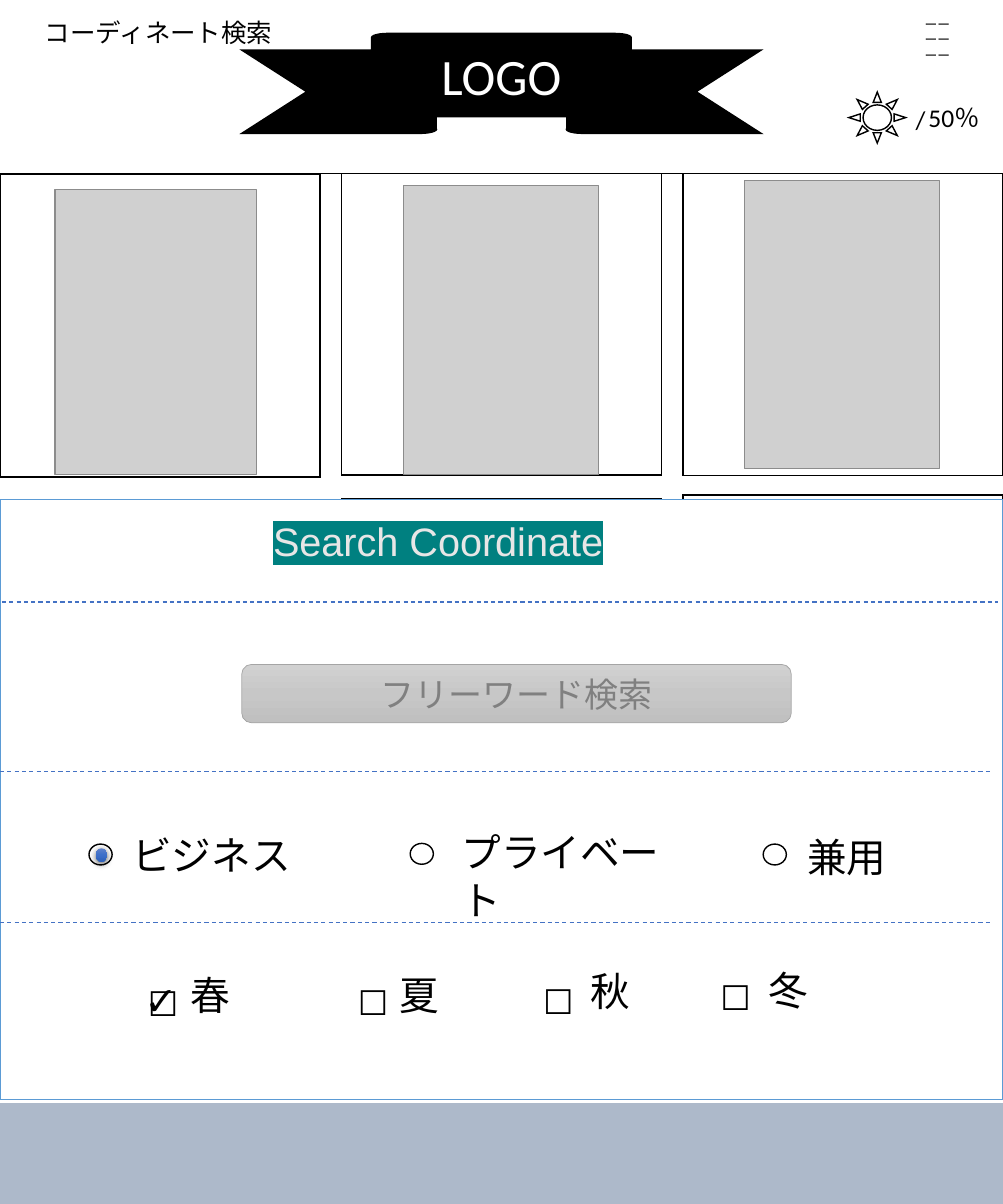
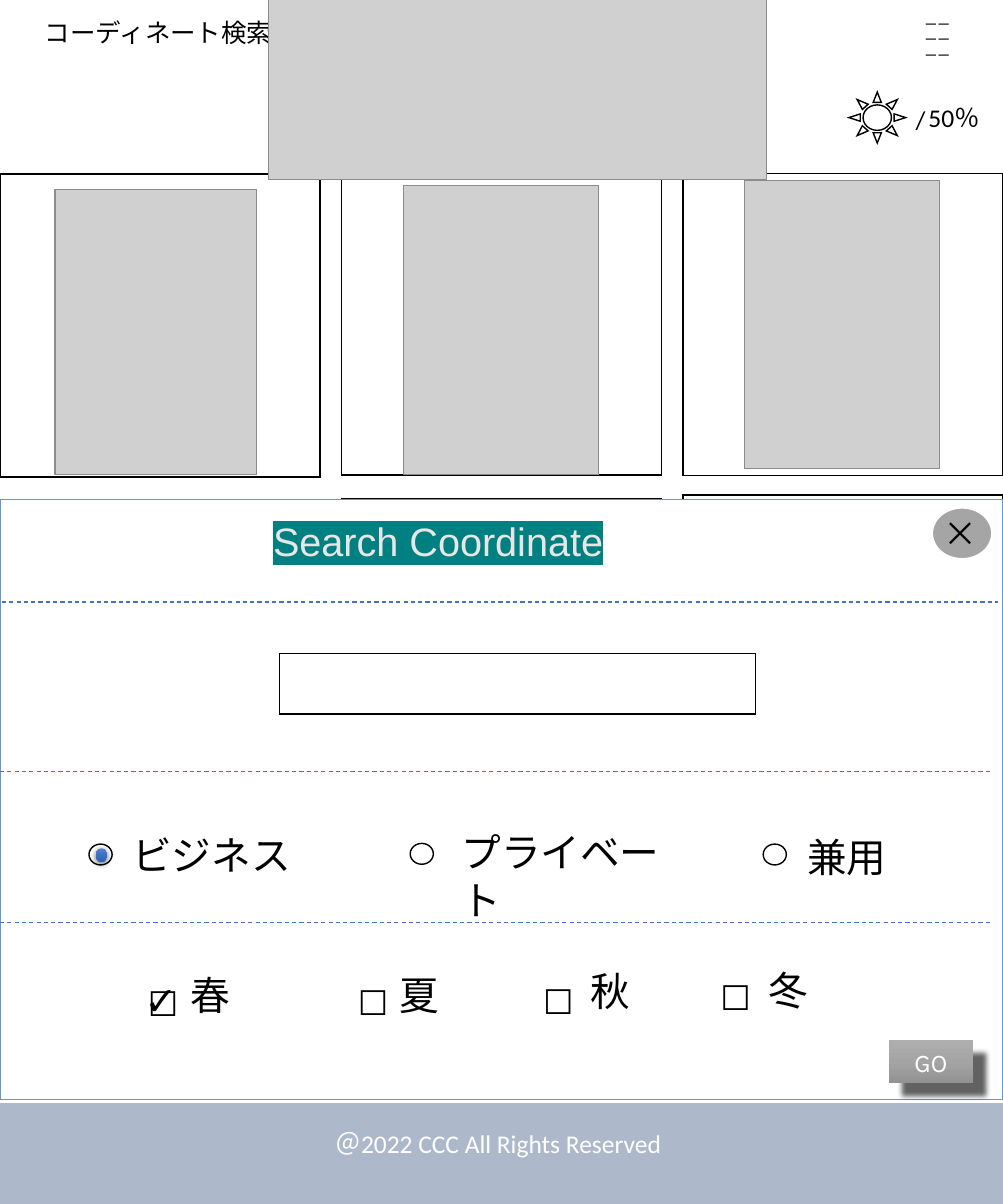
Before and after one commit to dojo2022/E-4, a slide deck: slide 5 of doc/デザイン.pptx. Drawn at 1003x1204 pixels with LibreOffice and Linux fonts; fonts in the diff are those of the drawing; grey boxes stand for pictures. Boxes give left, top, right and bottom in pixels: in the first picture for what was removed or moved away, otherwise in the second. Text is boxed around its words. In the diff, an @@ line names an element or a change of style, - is before the commit and + after.

```diff
--- a/doc/デザイン.pptx
+++ b/doc/デザイン.pptx
@@ picture added at (268, 0, 767, 179) @@
@@ ribbon removed at (242, 34, 761, 134) @@
-LOGO
@@ ellipse added at (933, 508, 993, 560), fill #A5A5A5, outline #FFFFFF 1.5 pt @@
@@ text added at (934, 508, 1001, 559), 24 pt, text #000000 @@
+×
@@ rectangle added at (279, 653, 755, 714), fill #FFFFFF, outline #000000 1 pt @@
@@ rounded rectangle removed at (242, 665, 791, 723) @@
-フリーワード検索
@@ rectangle added at (889, 1041, 973, 1084), fill gradient #AFAFAF to #A5A5A5 to #939393, 18 pt, text #FFFFFF @@
+GO
@@ text added at (336, 1132, 661, 1157), 18 pt, text #FFFFFF @@
+＠2022 CCC All Rights Reserved
```
Also in this commit, not shown: 11 other slides changed, 2 slides added.
